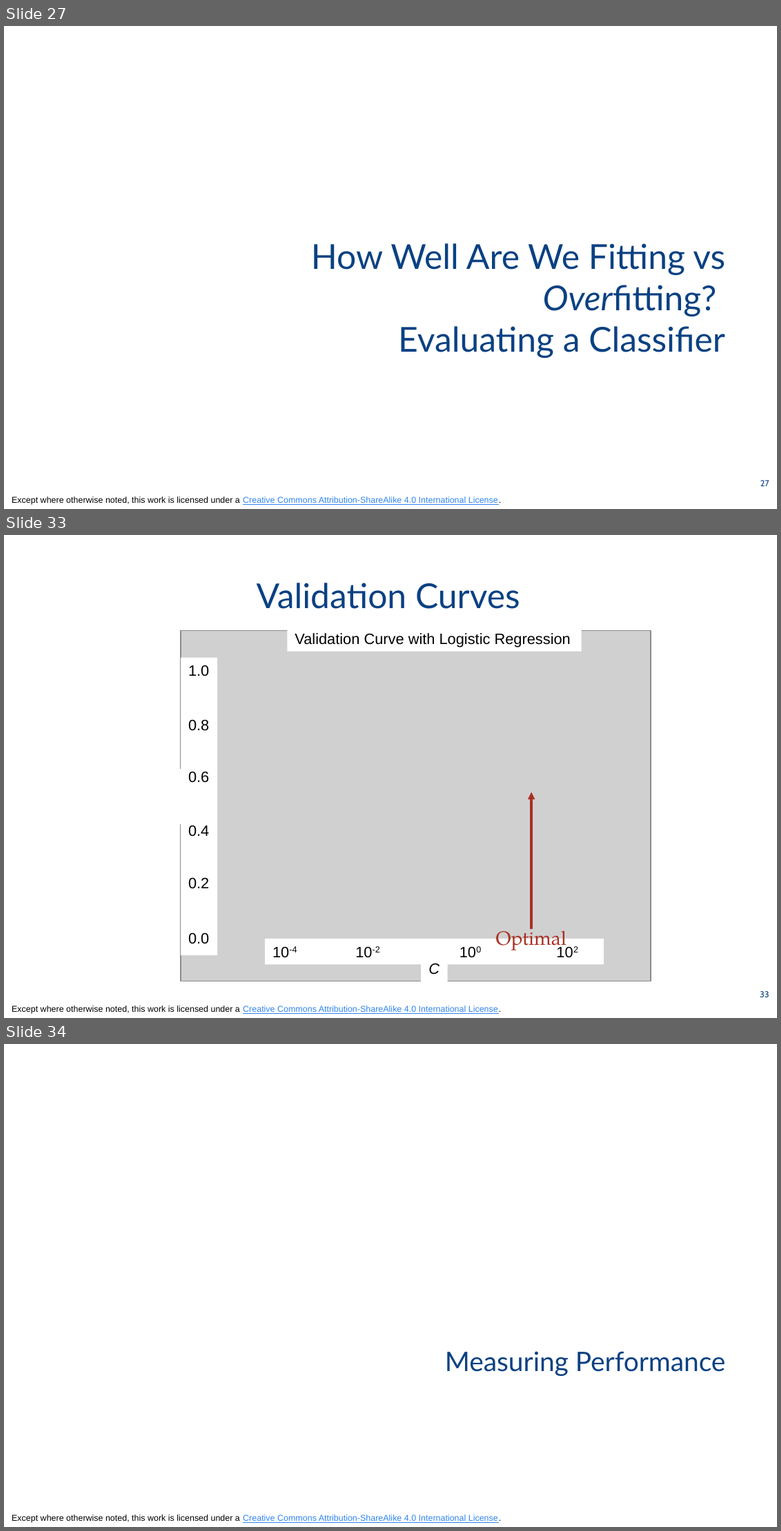
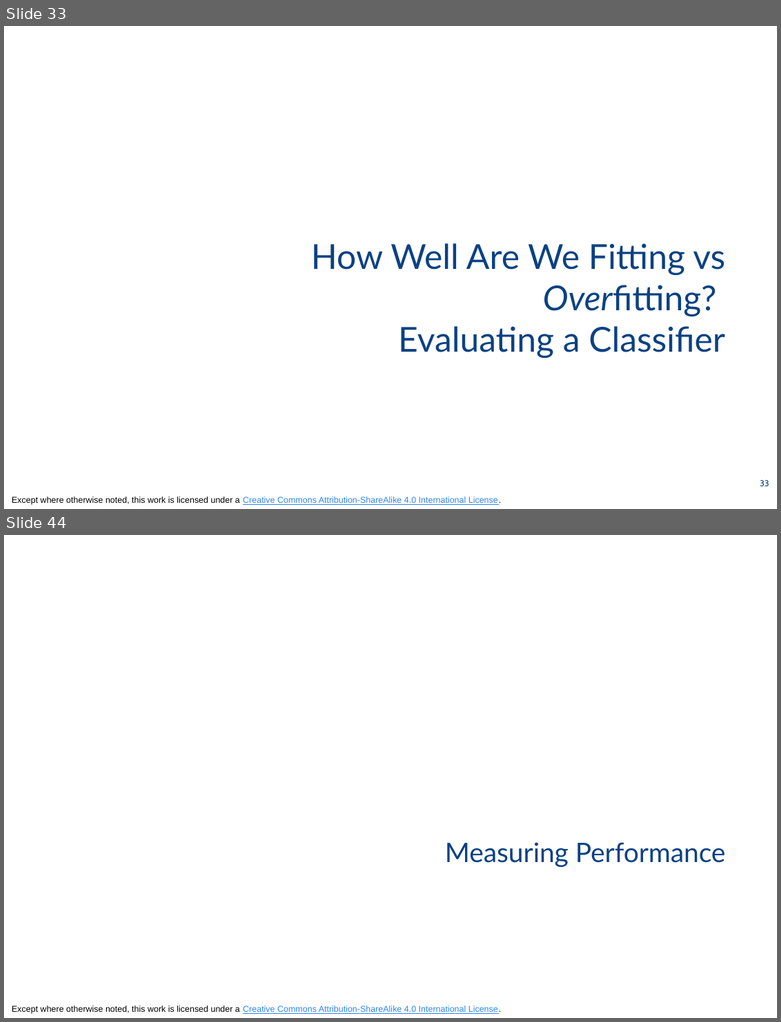
Before and after one commit to odpi/OpenDS4All, a slide deck: opends4all-resources/opends4all-model-assessment/TRAINING-ROBUST-MODELS-hyperparameters-tuning-validation.pptx. Shown one above the other, each under a label of ours: slides 27, 33 and 34 before the commit, slides 33 and 44 after it; the slides between them are not shown. The pictures are 781x1531 and 781x1022 pixels, drawn with LibreOffice and Linux fonts; fonts in the diff are those of the drawing; grey boxes stand for pictures. Boxes give left, top, right and bottom in pixels: in the first picture for what was removed or moved away, otherwise in the second. Text is boxed around its words. In the diff, an @@ line names an element or a change of style, - is before the commit and + after.

Commit message:
Updated validation slides to correct some typos, add knn imputation

```diff
--- a/opends4all-resources/opends4all-model-assessment/TRAINING-ROBUST-MODELS-hyperparameters-tuning-validation.pptx
+++ b/opends4all-resources/opends4all-model-assessment/TRAINING-ROBUST-MODELS-hyperparameters-tuning-validation.pptx
@@ slide 33 removed at (4,535,777,1018), background #FFFFFF; not listed: 1 template element that a slide beside it also shows @@
@@ title removed at (257,583,520,609) @@
-Validation Curves
@@ picture removed at (181,631,651,981) @@
@@ rectangle removed at (287,625,582,652) @@
-Validation Curve with Logistic Regression
@@ rectangle removed at (181,658,217,955) @@
-1.0
-0.8
-0.6
-0.4
-0.2
-0.0
@@ rectangle removed at (174,770,200,824) @@
-Score
@@ arrow removed from (531, 929) to (531, 792) @@
@@ text removed at (496,925,566,953) @@
-Optimal
@@ rectangle removed at (266,939,604,965) @@
-10-4 10-2 100 102
@@ rectangle removed at (421,955,448,981) @@
-C
@@ page number removed at (760,991,769,997) @@
-33
@@ what was slide 27 is now slide 33 @@
@@ page number at (760,480,769,486): text changed @@
-27
+33
@@ what was slide 34 is now slide 44 @@
```
Also in this commit, not shown: 7 slides changed, 11 slides added.
